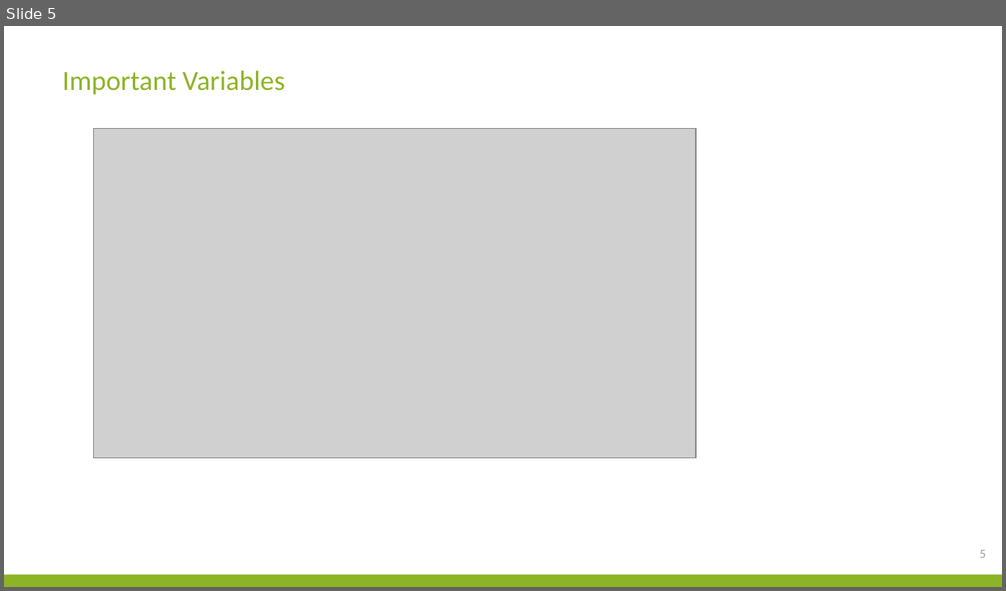
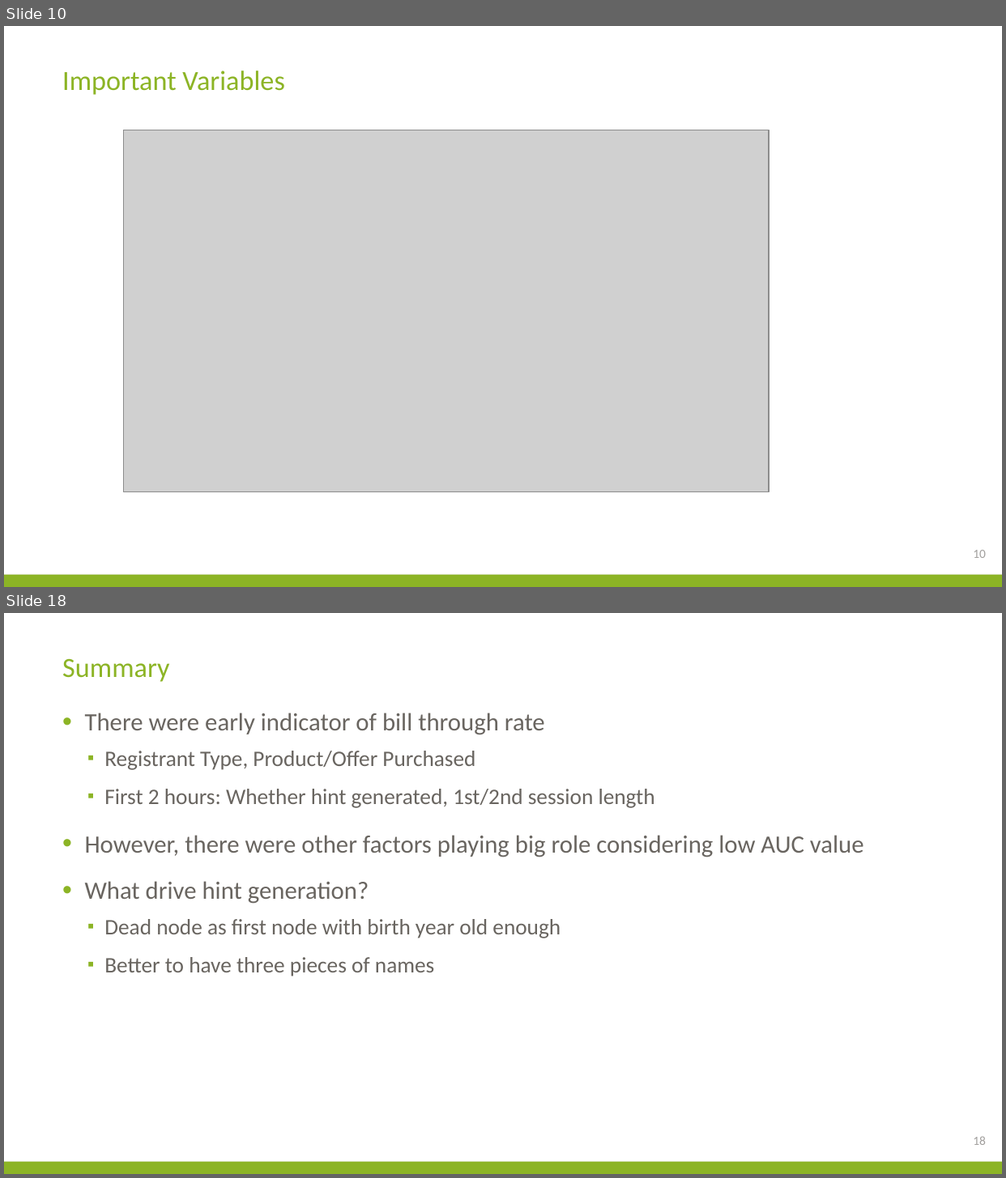
Before and after one commit to Jianqingwangcindy/DAT_SF_14, a slide deck: project/ProjectPresentation.pptx. Shown one above the other, each under a label of ours: slide 5 before the commit, slides 10 and 18 after it; the slides between them are not shown. The pictures are 1006x591 and 1006x1178 pixels, drawn with LibreOffice and Linux fonts; fonts in the diff are those of the drawing; grey boxes stand for pictures; background and template pictures are left out. Boxes give left, top, right and bottom in pixels: in the first picture for what was removed or moved away, otherwise in the second. Text is boxed around its words. In the diff, an @@ line names an element or a change of style, - is before the commit and + after.

```diff
--- a/project/ProjectPresentation.pptx
+++ b/project/ProjectPresentation.pptx
@@ slide 18 added at <box>4,613,1002,1174</box>, background #FFFFFF; not listed: 1 template element that a slide beside it also shows @@
@@ title added at <box>62,658,169,682</box>, 20 pt, text #8CB425 @@
+Summary
@@ text added at <box>85,713,864,977</box>, 16 pt, text #696560 @@
+• There were early indicator of bill through rate
+  ▪ Registrant Type, Product/Offer Purchased
+  ▪ First 2 hours: Whether hint generated, 1st/2nd session length
+• However, there were other factors playing big role considering low AUC value
+• What drive hint generation?
+  ▪ Dead node as first node with birth year old enough
+  ▪ Better to have three pieces of names
@@ page number added at <box>973,1136,986,1145</box>, 9 pt, text #A19F9D @@
+18
@@ what was slide 5 is now slide 10 @@
@@ slide 10 changed as well @@
@@ picture: place and size @@
-picture at <box>94,129,696,458</box>
+picture at <box>124,130,769,492</box>
@@ page number at <box>973,550,986,558</box>: text changed @@
-5
+10
```
Also in this commit, not shown: 2 other slides changed, 13 other slides added, 2 slides removed, 9 other files.
